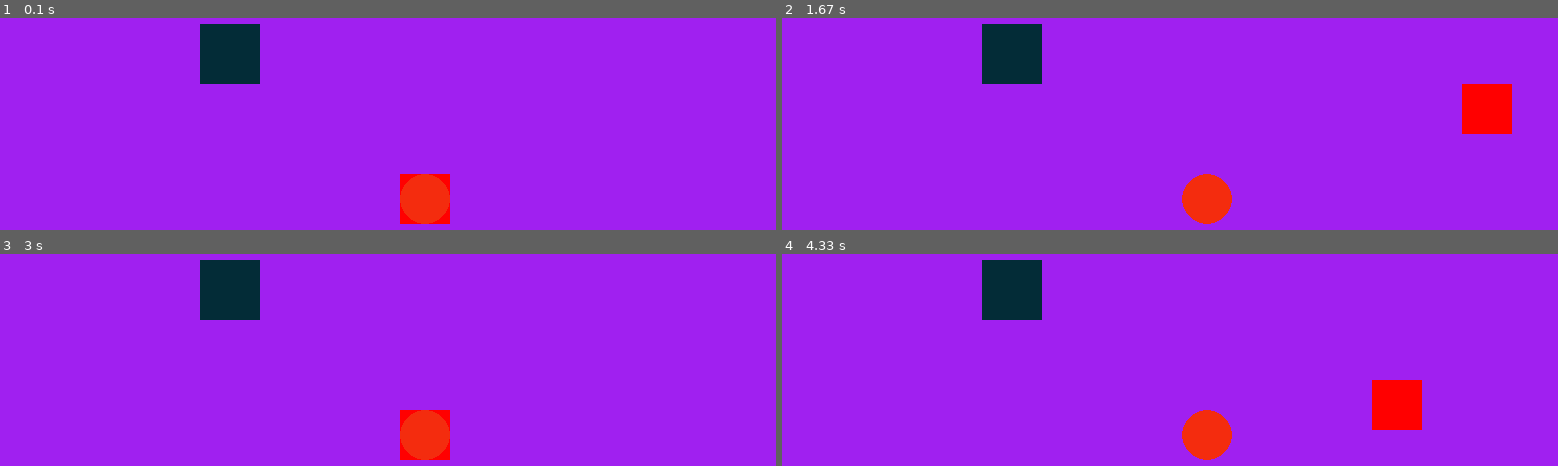
Above: before the commit, frames 1-4 (two rows, left to right).
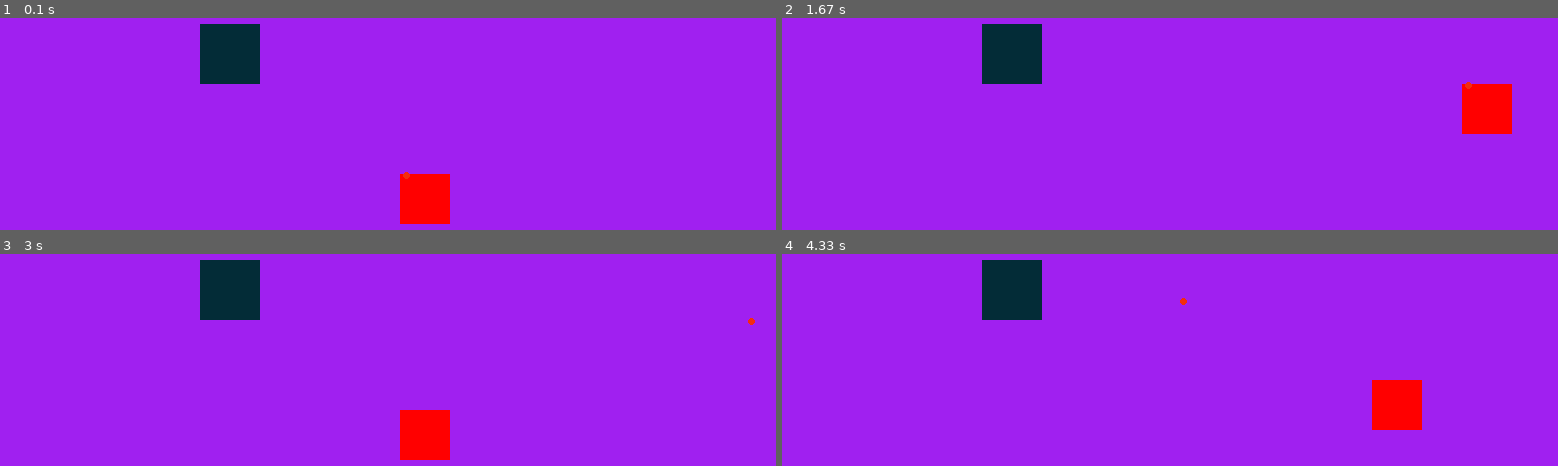
Above: after the commit, the same moments.

Repository: Giorgiod91/PinPongPyGame
Game: pygame game, started from main.py
The game is run twice, just before and just after one commit, with the same random seed, the same clock (stepped at 60 frames per second) and the same inputs.
Inputs:
- Up to frame 1 (0.1 s): no input
- Up to frame 2 (1.67 s): hold D 0.33-0.8 s; hold W 0.83-1.13 s; hold D 1.17-1.63 s
- Up to frame 3 (3 s): hold A 1.67-2.2 s; hold S 2.23-2.53 s; hold A 2.57-2.97 s
- Up to frame 4 (4.33 s): hold W 3-3.37 s; hold D 3.4-4.03 s; hold S from 4.07 s (still down)

The runs differ from the first frame. In frame 1, 1.2% of the frame differs, in the area x 51-58%, y 72-98%; in frame 2, 1.2%; in frame 3, 1.2%; in frame 4, 1.2%.

Commit message:
added autmated ball movemend and bounce away it it hit walls

Diff:
--- a/balls.py
+++ b/balls.py
@@ -5,16 +5,34 @@
         self.rect = pygame.Rect(x,y,width,height)
         self.color = (244,44,14)
         self.speed = speed
-        self.direction = 0
+        self.direction_y = 0
+        self.direction_x = 1
         self.width = 20
         self.height = 20
 
-    def automated_movement(self):
+
+    def automated_movement(self, screen_width, screen_height):
         keys = pygame.key.get_pressed()
         if keys[pygame.K_SPACE]:
             self.direction = -1
 
-        self.rect.y += self.direction * self.speed
+        self.rect.y += self.direction_y * self.speed
+        self.rect.x += self.direction_x * self.speed
+
+
+        if self.rect.top < 0:
+            self.rect.top = 0
+            self.direction_y = 1  # Bounce down if the ball hits the top edge
+        if self.rect.bottom > screen_height:
+            self.rect.bottom = screen_height
+            self.direction_y = -1  # Bounce up if the ball hits the bottom edge
+        if self.rect.left < 0:
+            self.rect.left = 0
+            self.direction_x = 1  # Bounce right if the ball hits the left edge
+        if self.rect.right > screen_width:
+            self.rect.right = screen_width
+            self.direction_x = -1  # Bounce left if the ball hits the right edge
+
 
 
 
--- a/main.py
+++ b/main.py
@@ -14,7 +14,7 @@
 #initialize player, boss, and balls
 player = Player(screen_width // 2, screen_height // 2, 50, 50, 5)
 boss = DungeonBoss(screen_width // 4, screen_height // 4, 60, 60, 3)
-ball = Ball(player.rect.x, player.rect.y,  50, 50, 5)
+ball = Ball(player.rect.x, player.rect.y,  7, 7, 5)
 while running:
     # poll for events
     # pygame.QUIT event means the user clicked X to close your window
@@ -22,9 +22,14 @@
         if event.type == pygame.QUIT:
             running = False
     if player.rect.colliderect(ball.rect):
-        print("Player and Boss collided")
+        ball.rect.x = player.rect.x -2
+        ball.rect.y = player.rect.y -2
+
     # fill the screen with a color to wipe away anything from last frame
     screen.fill("purple")
+
+
+
 
     # RENDER YOUR GAME HERE
      # Handle player movement
@@ -41,7 +46,7 @@
 
     boss.draw(screen)
 
-    ball.automated_movement()
+    ball.automated_movement(800, 600)
     ball.draw(screen)
 
     # flip() the display to put your work on screen
--- a/player.py
+++ b/player.py
@@ -34,6 +34,16 @@
         if self.in_defense_cd and pygame.time.get_ticks() > self.in_defense_cd_end_time:
             self.color = (255, 0, 0)
             self.in_defense_cd = False
+        #check if the player hits the wall
+        if self.rect.left < 0:
+            self.rect.left = 0
+        if self.rect.right > 800:
+            self.rect.right = 800
+        if self.rect.top < 0:
+            self.rect.top = 0
+        if self.rect.bottom > 600:
+            self.rect.bottom = 600
+
 
 
 
